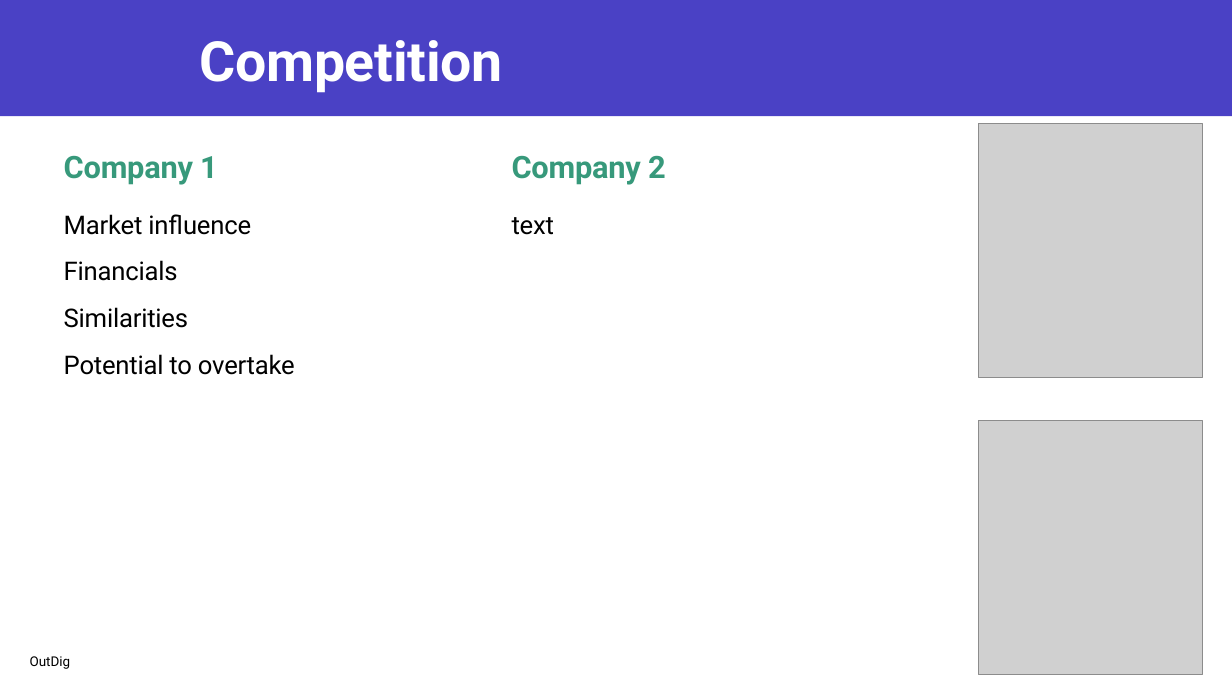
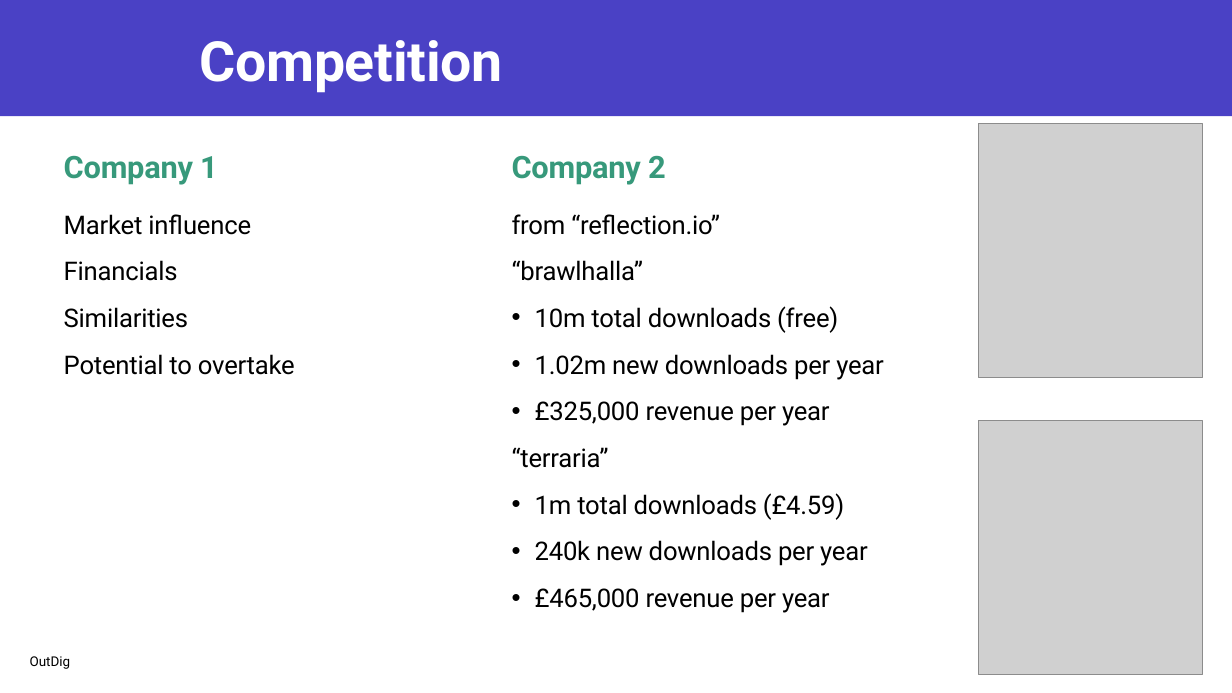
Before and after one commit to Joe34441/IndieDevPPT, a slide deck: slide 5 of CT6018 Joe Mason s4001719.pptx. Drawn at 1232x693 pixels with LibreOffice and Linux fonts; fonts in the diff are those of the drawing; grey boxes stand for pictures. Boxes give left, top, right and bottom in pixels: in the first picture for what was removed or moved away, otherwise in the second. Text is boxed around its words. In the diff, an @@ line names an element or a change of style, - is before the commit and + after.

Commit message:
added some to competition

```diff
--- a/CT6018 Joe Mason s4001719.pptx
+++ b/CT6018 Joe Mason s4001719.pptx
@@ text at [512,214,884,613]: text changed @@
-text
+from “reflection.io”
+“brawlhalla”
+• 10m total downloads (free)
+• 1.02m new downloads per year
+• £325,000 revenue per year
+“terraria”
+• 1m total downloads (£4.59)
+• 240k new downloads per year
+• £465,000 revenue per year
```
Also in this commit, not shown: 1 other slide changed.
